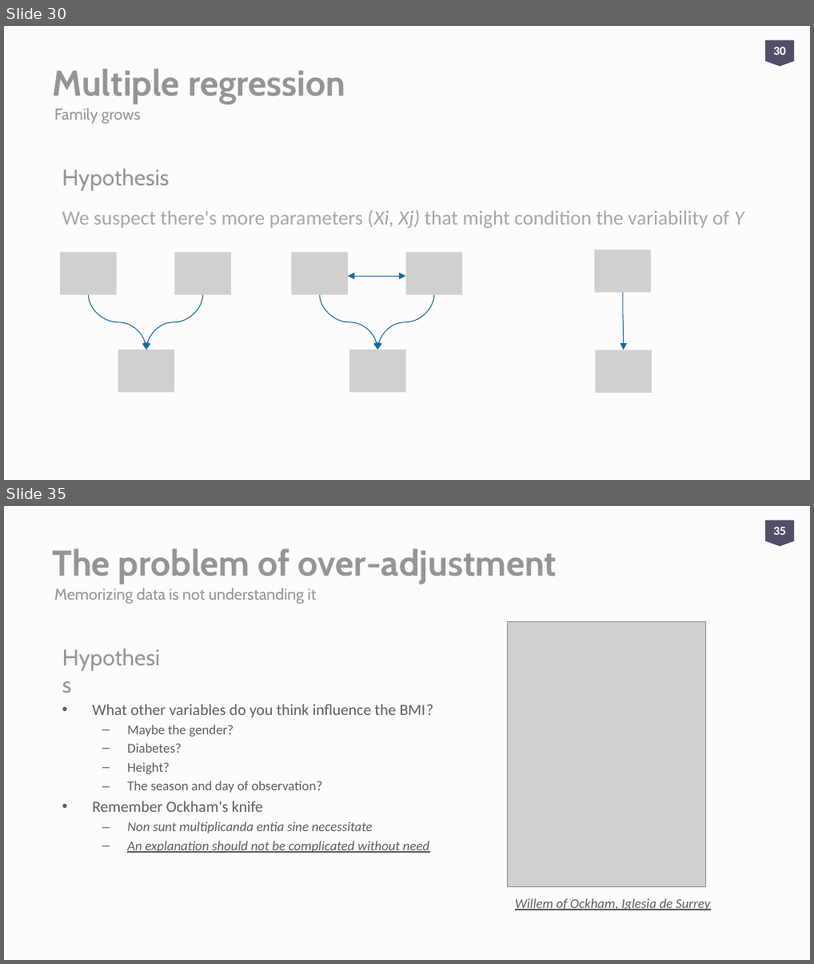
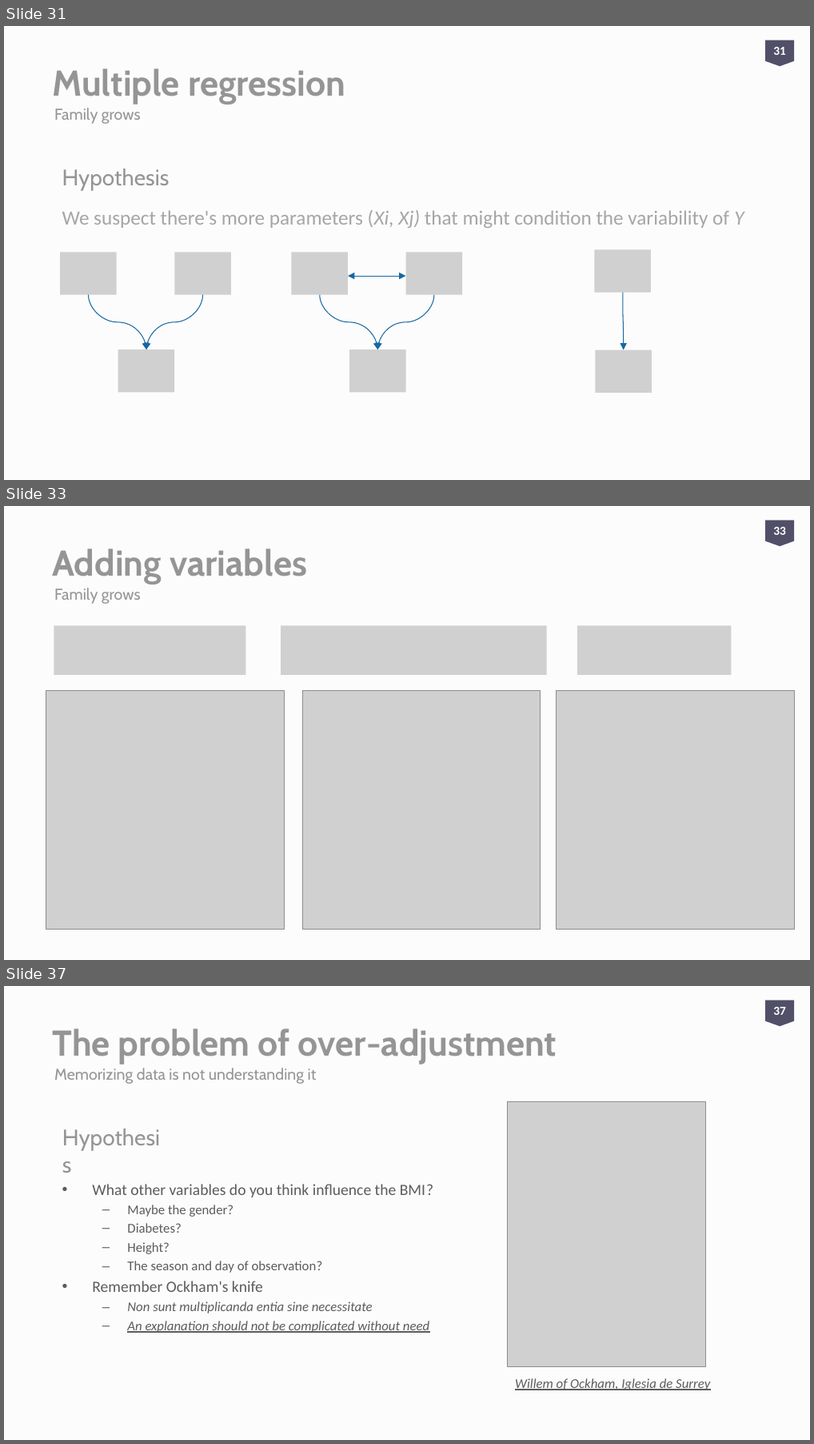
Before and after one commit to aweimann/floto-lab-learning-bioinformatics, a slide deck: presentations/R_worskshop_Statistics_analysisENG.pptx. Shown one above the other, each under a label of ours: slides 30 and 35 before the commit, slides 31, 33 and 37 after it; the slides between them are not shown. The pictures are 814x964 and 814x1444 pixels, drawn with LibreOffice and Linux fonts; fonts in the diff are those of the drawing; grey boxes stand for pictures. Boxes give left, top, right and bottom in pixels: in the first picture for what was removed or moved away, otherwise in the second. Text is boxed around its words. In the diff, an @@ line names an element or a change of style, - is before the commit and + after.

```diff
--- a/presentations/R_worskshop_Statistics_analysisENG.pptx
+++ b/presentations/R_worskshop_Statistics_analysisENG.pptx
@@ slide 33 added at (4,506,810,960), background #FCFCFC @@
@@ page number added at (766,520,795,546), fill #525068, 11 pt, text #FFFFFF, bold @@
+33
@@ title added at (52,548,307,584), 32 pt, text #959595, bold @@
+Adding variables
@@ text added at (54,588,141,604), 14 pt, text #959595 @@
+Family grows
@@ picture added at (54,625,246,675) @@
@@ picture added at (281,625,546,675) @@
@@ picture added at (578,625,731,675) @@
@@ picture added at (46,691,285,928) @@
@@ picture added at (302,691,540,928) @@
@@ picture added at (556,691,794,928) @@
@@ what was slide 30 is now slide 31 @@
@@ page number at (774,47,786,55): text changed @@
-30
+31
@@ what was slide 35 is now slide 37 @@
@@ page number at (774,1007,786,1015): text changed @@
-35
+37
```
Also in this commit, not shown: 10 slides changed, 2 other slides added, 3 other files.
